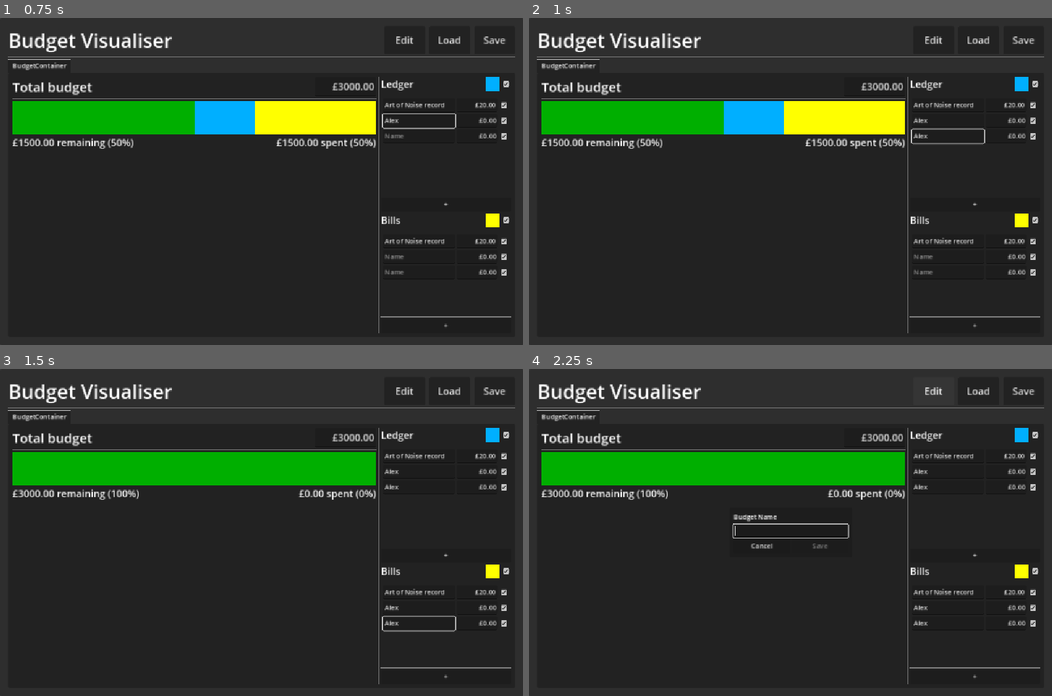
Above: before the commit, frames 1-4 (two rows, left to right).
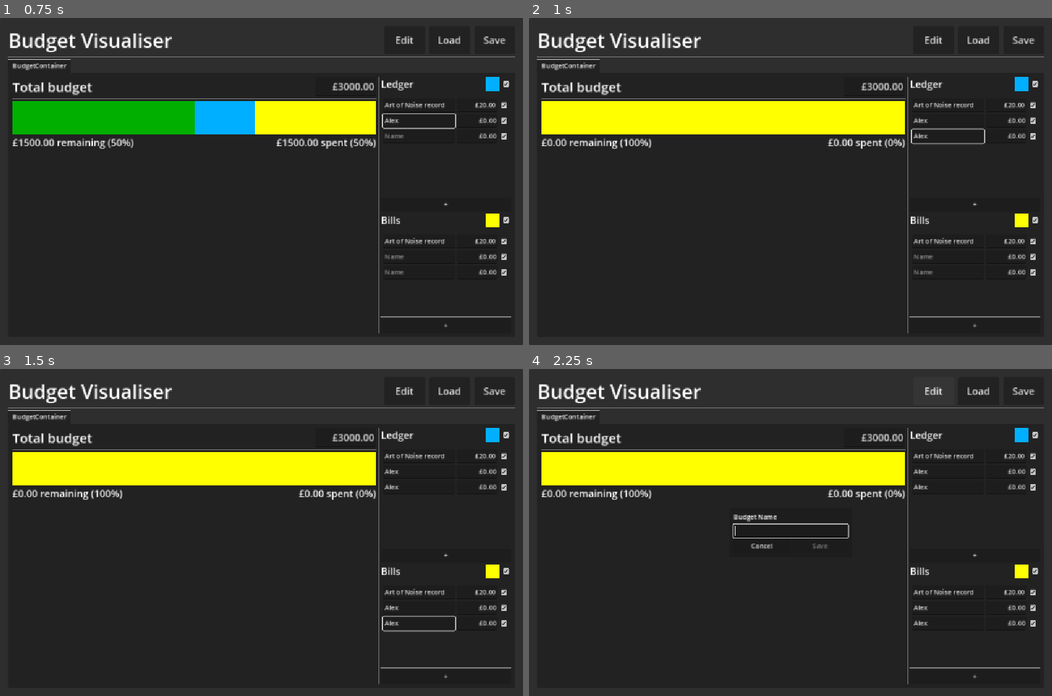
Above: after the commit, the same moments.

Repository: phrasmotica/budget-visualiser
Game: Godot game, scene res://app.tscn
Same seed, same stepped clock (60 frames per second), same inputs: the game is played once before the commit and once after it.
Inputs (mouse positions are in pixels of both pictures, inside the frame that each line leads up to):
- Up to frame 1 (0.75 s): click (418, 119) at 0.52 s; type "Alex" at 0.6 s
- Up to frame 2 (1 s): click (947, 135) at 0.75 s; type "Alex" at 0.83 s; click (947, 256) at 0.98 s
- Up to frame 3 (1.5 s): type "Alex" at 1.07 s; click (418, 624) at 1.27 s; type "Alex" at 1.35 s
- Up to frame 4 (2.25 s): click "Edit" at 2 s

Frame 1 is identical in both runs. In frame 2, 5.4% of the frame differs, in the area x 2-69%, y 25-40%; in frame 3, 7.5%, in the area x 2-72%, y 25-40%; in frame 4, 7.5%.
Error before the commit: Invalid access to property or key 'transactions_disabled' on a base object of type 'Nil'. (res://scripts/budget_panel.gd:128)

Commit message:
Create dedicated scene for reacting to budget changes in the budget container scene

Diff:
--- a/scenes/budget_container.tscn
+++ b/scenes/budget_container.tscn
@@ -1,7 +1,8 @@
-[gd_scene load_steps=4 format=3 uid="uid://c8636n1ymhc22"]
+[gd_scene load_steps=5 format=3 uid="uid://c8636n1ymhc22"]
 
 [ext_resource type="PackedScene" uid="uid://ccpu37idlsyu8" path="res://scenes/budget_panel.tscn" id="1_ceist"]
 [ext_resource type="Script" path="res://scripts/budget_container.gd" id="1_sqxfy"]
+[ext_resource type="PackedScene" uid="uid://cr5btfwv7x0yw" path="res://scenes/budget_holder.tscn" id="2_5fk4u"]
 [ext_resource type="PackedScene" uid="uid://cgkqk55qden81" path="res://scenes/ledger_panel.tscn" id="2_vk38n"]
 
 [node name="BudgetContainer" type="MarginContainer"]
@@ -12,6 +13,12 @@
 script = ExtResource("1_sqxfy")
 metadata/_tab_index = 0
 
+[node name="BudgetHolder" parent="." node_paths=PackedStringArray("budget_panel", "ledger_panel", "bills_panel") instance=ExtResource("2_5fk4u")]
+unique_name_in_owner = true
+budget_panel = NodePath("../HBoxContainer/BudgetPanel")
+ledger_panel = NodePath("../HBoxContainer/VBoxContainer/LedgerPanel")
+bills_panel = NodePath("../HBoxContainer/VBoxContainer/BillsPanel")
+
 [node name="HBoxContainer" type="HBoxContainer" parent="."]
 layout_mode = 2
 size_flags_vertical = 3
@@ -19,7 +26,6 @@
 [node name="BudgetPanel" parent="HBoxContainer" instance=ExtResource("1_ceist")]
 unique_name_in_owner = true
 layout_mode = 2
-spent = 20.0
 
 [node name="VSeparator" type="VSeparator" parent="HBoxContainer"]
 layout_mode = 2
@@ -39,8 +45,11 @@
 title = "Bills"
 colour_hint = Color(1, 1, 0, 1)
 
-[connection signal="budget_changed" from="HBoxContainer/BudgetPanel" to="." method="_on_budget_panel_budget_changed"]
-[connection signal="class_enabled" from="HBoxContainer/VBoxContainer/LedgerPanel" to="HBoxContainer/BudgetPanel" method="_on_ledger_panel_class_enabled"]
-[connection signal="transactions_changed" from="HBoxContainer/VBoxContainer/LedgerPanel" to="HBoxContainer/BudgetPanel" method="_on_ledger_panel_transactions_changed"]
+[connection signal="budget_changed" from="BudgetHolder" to="." method="_on_budget_holder_budget_changed"]
+[connection signal="total_budget_changed" from="HBoxContainer/BudgetPanel" to="BudgetHolder" method="_on_budget_panel_total_budget_changed"]
+[connection signal="class_enabled" from="HBoxContainer/VBoxContainer/LedgerPanel" to="BudgetHolder" method="_on_ledger_panel_class_enabled"]
+[connection signal="transactions_changed" from="HBoxContainer/VBoxContainer/LedgerPanel" to="BudgetHolder" method="_on_ledger_panel_transactions_changed"]
+[connection signal="class_enabled" from="HBoxContainer/VBoxContainer/BillsPanel" to="BudgetHolder" method="_on_bills_panel_class_enabled"]
 [connection signal="class_enabled" from="HBoxContainer/VBoxContainer/BillsPanel" to="HBoxContainer/BudgetPanel" method="_on_bills_panel_class_enabled"]
+[connection signal="transactions_changed" from="HBoxContainer/VBoxContainer/BillsPanel" to="BudgetHolder" method="_on_bills_panel_transactions_changed"]
 [connection signal="transactions_changed" from="HBoxContainer/VBoxContainer/BillsPanel" to="HBoxContainer/BudgetPanel" method="_on_bills_panel_transactions_changed"]
--- /dev/null
+++ b/scenes/budget_holder.tscn
@@ -0,0 +1,6 @@
+[gd_scene load_steps=2 format=3 uid="uid://cr5btfwv7x0yw"]
+
+[ext_resource type="Script" path="res://scripts/budget_holder.gd" id="1_1cae2"]
+
+[node name="BudgetHolder" type="Node"]
+script = ExtResource("1_1cae2")
--- a/scenes/budget_panel.tscn
+++ b/scenes/budget_panel.tscn
@@ -8,7 +8,6 @@
 custom_minimum_size = Vector2(800, 500)
 size_flags_horizontal = 3
 script = ExtResource("1_ppict")
-spent = 1000.0
 
 [node name="PlaceholderLabel" type="Label" parent="."]
 visible = false
--- a/scripts/budget.gd
+++ b/scripts/budget.gd
@@ -55,3 +55,26 @@
 
     if emit:
         emit_changed()
+
+func get_remaining() -> float:
+    return total_budget - get_spent() - get_bills_spent()
+
+func get_spent() -> float:
+    if transactions_disabled:
+        return 0.0
+
+    var enabled_transactions := transactions.filter(transaction_is_enabled)
+    return enabled_transactions.map(func(t): return t.amount).reduce(sumf, 0)
+
+func get_bills_spent() -> float:
+    if bills_disabled:
+        return 0.0
+
+    var enabled_bills := bills.filter(transaction_is_enabled)
+    return enabled_bills.map(func(t): return t.amount).reduce(sumf, 0)
+
+func transaction_is_enabled(t: Transaction):
+    return not t.disabled
+
+func sumf(accum: float, next: float):
+    return accum + next
--- a/scripts/budget_container.gd
+++ b/scripts/budget_container.gd
@@ -1,5 +1,8 @@
 @tool
 class_name BudgetContainer extends MarginContainer
+
+@onready
+var budget_holder: BudgetHolder = %BudgetHolder
 
 @onready
 var budget_panel: BudgetPanel = %BudgetPanel
@@ -13,9 +16,7 @@
 signal budget_changed(budget: Budget)
 
 func inject(budget: Budget):
-	budget_panel.inject(budget)
-	ledger_panel.inject(budget.transactions, budget.transactions_disabled)
-	bills_panel.inject(budget.bills, budget.bills_disabled)
+	budget_holder.inject(budget)
 
 func prevent_input():
 	ledger_panel.prevent_input()
@@ -25,5 +26,5 @@
 	ledger_panel.allow_input()
 	bills_panel.allow_input()
 
-func _on_budget_panel_budget_changed(budget: Budget) -> void:
+func _on_budget_holder_budget_changed(budget: Budget) -> void:
 	budget_changed.emit(budget)
--- /dev/null
+++ b/scripts/budget_holder.gd
@@ -0,0 +1,108 @@
+@tool
+class_name BudgetHolder extends Node
+
+@export
+var budget_panel: BudgetPanel
+
+@export
+var ledger_panel: LedgerPanel
+
+@export
+var bills_panel: LedgerPanel
+
+signal budget_changed(budget: Budget)
+
+var _budget_internal: Budget
+
+func inject(budget: Budget):
+	_budget_internal = budget
+
+	budget_panel.inject(budget)
+	ledger_panel.inject(budget.transactions, budget.transactions_disabled)
+	bills_panel.inject(budget.bills, budget.bills_disabled)
+
+func overwrite_transactions(transactions: Array) -> void:
+	ensure_budget()
+
+	_budget_internal.transactions.clear()
+
+	for t in transactions:
+		print("Overwriting with %s %.2f" % [t.name, t.amount])
+		_budget_internal.transactions.append(t as Transaction)
+
+func overwrite_bills(bills: Array) -> void:
+	ensure_budget()
+
+	_budget_internal.bills.clear()
+
+	for b in bills:
+		print("Overwriting with %s %.2f" % [b.name, b.amount])
+		_budget_internal.bills.append(b as Transaction)
+
+func _on_budget_panel_total_budget_changed(amount: float) -> void:
+	ensure_budget()
+
+	_budget_internal.total_budget = amount
+
+	recompute()
+
+	budget_panel.update_bar(_budget_internal)
+
+	broadcast()
+
+func _on_ledger_panel_class_enabled(enabled: bool) -> void:
+	ensure_budget()
+
+	_budget_internal.transactions_disabled = not enabled
+
+	recompute()
+
+	budget_panel.update_bar(_budget_internal)
+
+	broadcast()
+
+func _on_ledger_panel_transactions_changed(transactions: Array) -> void:
+	overwrite_transactions(transactions)
+
+	recompute()
+
+	budget_panel.update_bar(_budget_internal)
+
+	broadcast()
+
+func _on_bills_panel_class_enabled(enabled: bool) -> void:
+	ensure_budget()
+
+	_budget_internal.bills_disabled = not enabled
+
+	recompute()
+
+	budget_panel.update_bar(_budget_internal)
+
+	broadcast()
+
+func _on_bills_panel_transactions_changed(transactions: Array) -> void:
+	overwrite_bills(transactions)
+
+	recompute()
+
+	budget_panel.update_bar(_budget_internal)
+
+	broadcast()
+
+func recompute():
+	print("There is " + str(_budget_internal.get_remaining()) + " left in the budget")
+
+func ensure_budget():
+	if not _budget_internal:
+		_budget_internal = Budget.new()
+		_budget_internal.id = randi()
+
+func broadcast():
+	budget_changed.emit(_budget_internal)
+
+func transaction_is_enabled(t: Transaction):
+	return not t.disabled
+
+func sumf(accum: float, next: float):
+	return accum + next
--- a/scripts/budget_panel.gd
+++ b/scripts/budget_panel.gd
@@ -1,29 +1,5 @@
 @tool
 class_name BudgetPanel extends MarginContainer
-
-@export
-var total_budget: float = 3000:
-	set(value):
-		total_budget = max(value, spent)
-
-		update_bar()
-
-		if Engine.is_editor_hint():
-			update_budget()
-
-@export
-var spent: float = 0:
-	set(value):
-		spent = value
-
-		update_bar()
-
-@export
-var bills_spent: float = 1000:
-	set(value):
-		bills_spent = value
-
-		update_bar()
 
 @onready
 var total_budget_edit: MoneyEdit = %TotalBudgetEdit
@@ -31,117 +7,21 @@
 @onready
 var budget_bar: BudgetBar = %BudgetBar
 
-var _budget_internal: Budget
-var _transactions_internal: Array[Transaction] = []
-var _bills_internal: Array[Transaction] = []
-
-signal budget_changed(budget: Budget)
-
-func _ready():
-	if not Engine.is_editor_hint():
-		spent = 0
+signal total_budget_changed(amount: float)
 
 func inject(budget: Budget):
-	_budget_internal = budget
+	update_budget(budget)
+	update_bar(budget)
 
-	total_budget = budget.total_budget
-	update_budget()
+func update_budget(budget: Budget):
+	if total_budget_edit:
+		total_budget_edit.amount = budget.total_budget
 
-	overwrite_transactions(budget.transactions)
-	overwrite_bills(budget.bills)
-
-func update_budget():
-	if total_budget_edit:
-		total_budget_edit.amount = total_budget
-
-func update_bar():
-	if not _budget_internal:
-		return
-
+func update_bar(budget: Budget):
 	if budget_bar:
-		budget_bar.total_budget = total_budget
-		budget_bar.spent = 0.0 if _budget_internal.transactions_disabled else spent
-		budget_bar.bills_spent = 0.0 if _budget_internal.bills_disabled else bills_spent
+		budget_bar.total_budget = budget.total_budget
+		budget_bar.spent = budget.get_spent()
+		budget_bar.bills_spent = budget.get_bills_spent()
 
 func _on_total_budget_edit_amount_changed(amount: float) -> void:
-	total_budget = amount
-
-	broadcast()
-
-func overwrite_transactions(transactions: Array) -> void:
-	_transactions_internal.clear()
-
-	for t in transactions:
-		print("Overwriting with %s %.2f" % [t.name, t.amount])
-		_transactions_internal.append(t as Transaction)
-
-	var enabled_transactions := _transactions_internal.filter(transaction_is_enabled)
-	spent = enabled_transactions.map(func(t): return t.amount).reduce(sumf, 0)
-
-	recompute()
-
-func overwrite_bills(bills: Array) -> void:
-	_bills_internal.clear()
-
-	for b in bills:
-		print("Overwriting with %s %.2f" % [b.name, b.amount])
-		_bills_internal.append(b as Transaction)
-
-	var enabled_bills := _bills_internal.filter(transaction_is_enabled)
-	bills_spent = enabled_bills.map(func(t): return t.amount).reduce(sumf, 0)
-
-	recompute()
-
-func _on_ledger_panel_class_enabled(enabled: bool) -> void:
-	_budget_internal.transactions_disabled = not enabled
-
-	recompute()
-	update_bar()
-	broadcast()
-
-func _on_ledger_panel_transactions_changed(transactions: Array) -> void:
-	overwrite_transactions(transactions)
-
-	broadcast()
-
-func _on_bills_panel_class_enabled(enabled: bool) -> void:
-	_budget_internal.bills_disabled = not enabled
-
-	recompute()
-	update_bar()
-	broadcast()
-
-func _on_bills_panel_transactions_changed(transactions: Array) -> void:
-	overwrite_bills(transactions)
-
-	broadcast()
-
-func transaction_is_enabled(t: Transaction):
-	return not t.disabled
-
-func sumf(accum: float, next: float):
-	return accum + next
-
-func recompute():
-	var remaining := total_budget
-
-	if not _budget_internal.transactions_disabled:
-		remaining -= spent
-
-	if not _budget_internal.bills_disabled:
-		remaining -= bills_spent
-
-	print("There is " + str(remaining) + " left in the budget")
-
-func broadcast():
-	if not _budget_internal:
-		_budget_internal = Budget.new()
-		_budget_internal.id = randi()
-
-	_budget_internal.total_budget = total_budget
-	_budget_internal.transactions = _transactions_internal
-	_budget_internal.bills = _bills_internal
-
-	# budget name is set elsewhere
-
-	budget_changed.emit(_budget_internal)
+	total_budget_changed.emit(amount)
--- a/scripts/ledger_panel.gd
+++ b/scripts/ledger_panel.gd
@@ -43,7 +43,7 @@
 var _transactions: Dictionary = {}
 var _prevent_input := false
 
-signal class_enabled(enabled: bool) # TODO: connect this in budget container scene
+signal class_enabled(enabled: bool)
 signal transactions_changed(transactions: Array[Transaction])
 
 func _ready():
--- a/scripts/transaction_input.gd
+++ b/scripts/transaction_input.gd
@@ -58,7 +58,7 @@
 		delete_button.visible = delete_mode
 
 func update_checkbox():
-	check_box.button_pressed = not transaction.disabled
+	check_box.button_pressed = not transaction.disabled if transaction else true
 
 func handle_transaction_changed():
 	update_name()
